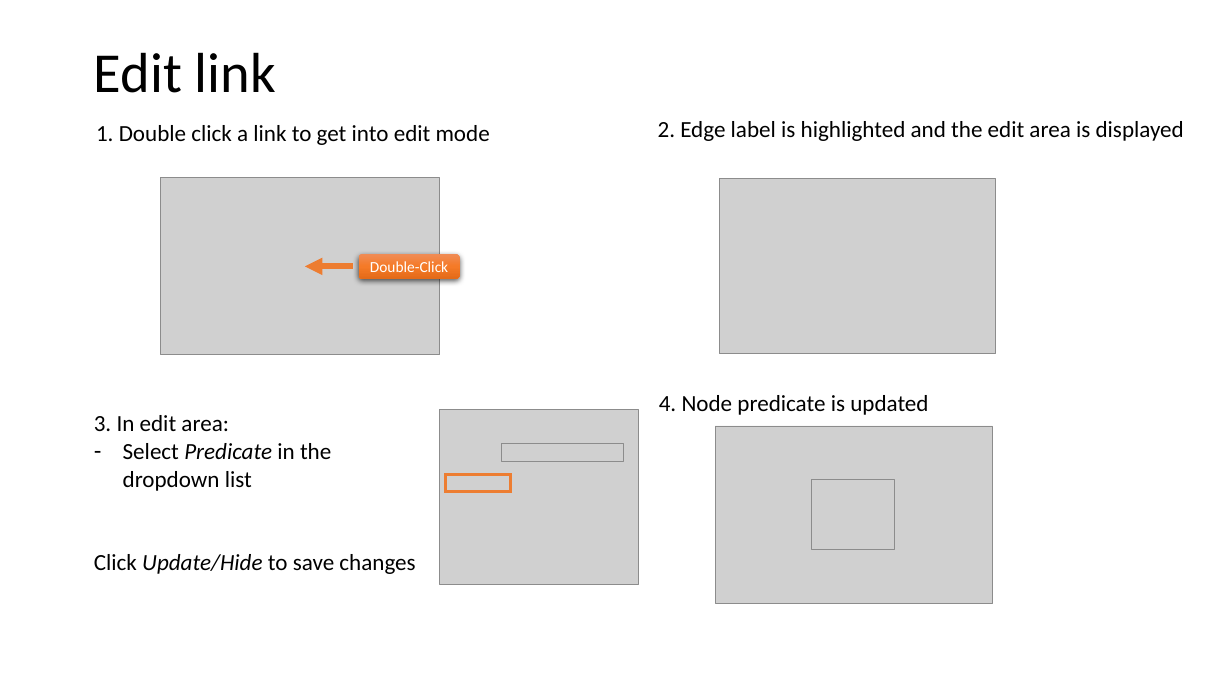
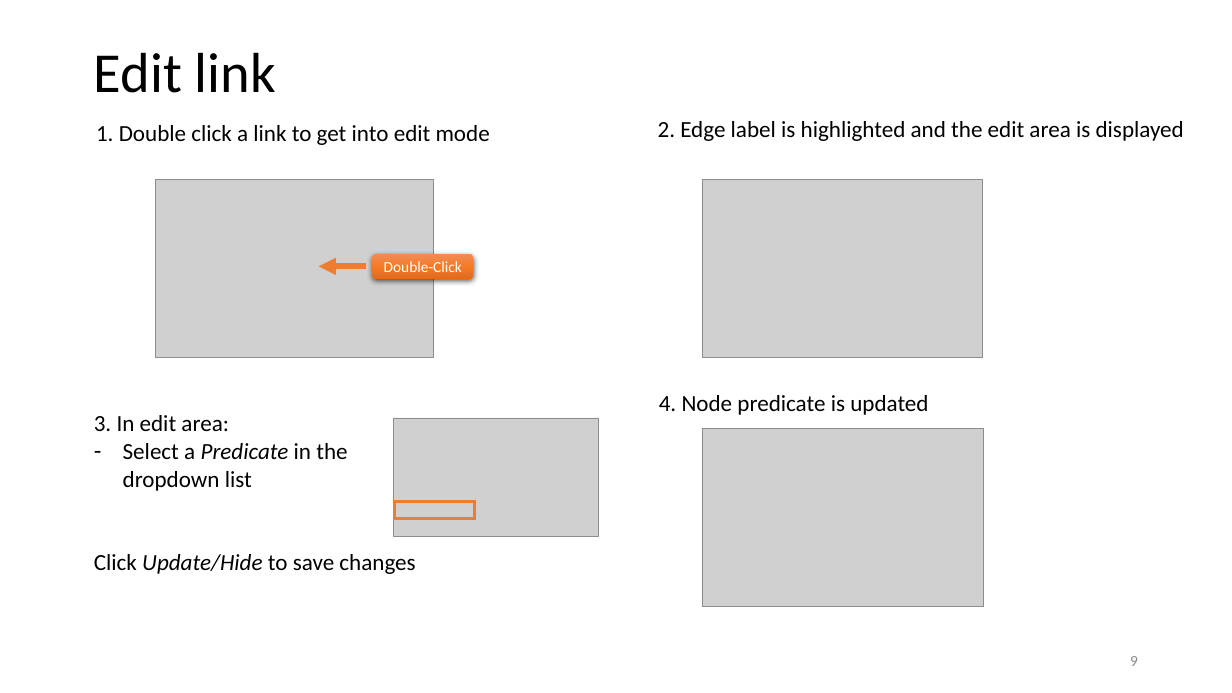
Before and after one commit to phuse-org/LinkedDataWorkshop, a slide deck: slide 9 of EUConnect18/doc/GraphEditor introduction.pptx. Drawn at 1232x693 pixels with LibreOffice and Linux fonts; fonts in the diff are those of the drawing; grey boxes stand for pictures. Boxes give left, top, right and bottom in pixels: in the first picture for what was removed or moved away, otherwise in the second. Text is boxed around its words. In the diff, an @@ line names an element or a change of style, - is before the commit and + after.

```diff
--- a/EUConnect18/doc/GraphEditor introduction.pptx
+++ b/EUConnect18/doc/GraphEditor introduction.pptx
@@ picture: place and size @@
-picture at (161, 177, 440, 355)
+picture at (155, 179, 433, 358)
@@ picture: place and size @@
-picture at (719, 178, 995, 354)
+picture at (702, 179, 982, 358)
@@ arrow moved from (353, 266) - (305, 266) to (366, 266) - (319, 266) @@
@@ rounded rectangle "Double-Click": place and size @@
-rounded rectangle "Double-Click" at (359, 254, 459, 279)
+rounded rectangle "Double-Click" at (372, 254, 473, 279)
@@ picture added at (394, 418, 599, 536) @@
@@ picture removed at (440, 409, 639, 584) @@
@@ text at (123, 443, 347, 491): text changed @@
-– Select Predicate in the
-  dropdown list
+– Select a Predicate in the
+  dropdown list
@@ picture removed at (501, 444, 624, 462) @@
@@ picture: place and size @@
-picture at (715, 426, 993, 604)
+picture at (702, 429, 983, 607)
@@ rectangle: place and size @@
-rectangle at (445, 474, 511, 492)
+rectangle at (395, 501, 474, 518)
@@ picture removed at (811, 480, 895, 550) @@
@@ page number added at (1130, 656, 1138, 666), 12 pt, text #8C8C8C @@
+9
```
Also in this commit, not shown: 10 other slides changed, 1 other file.
